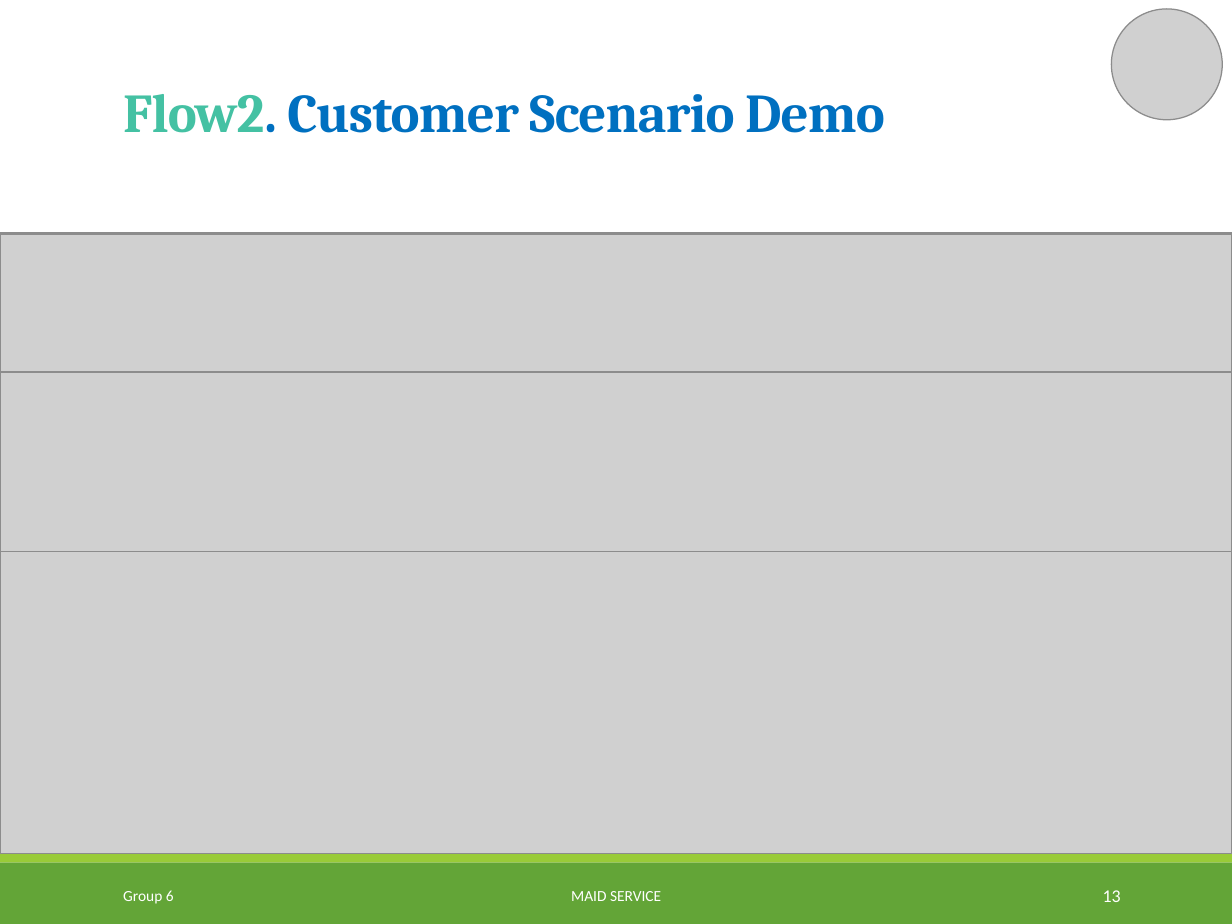
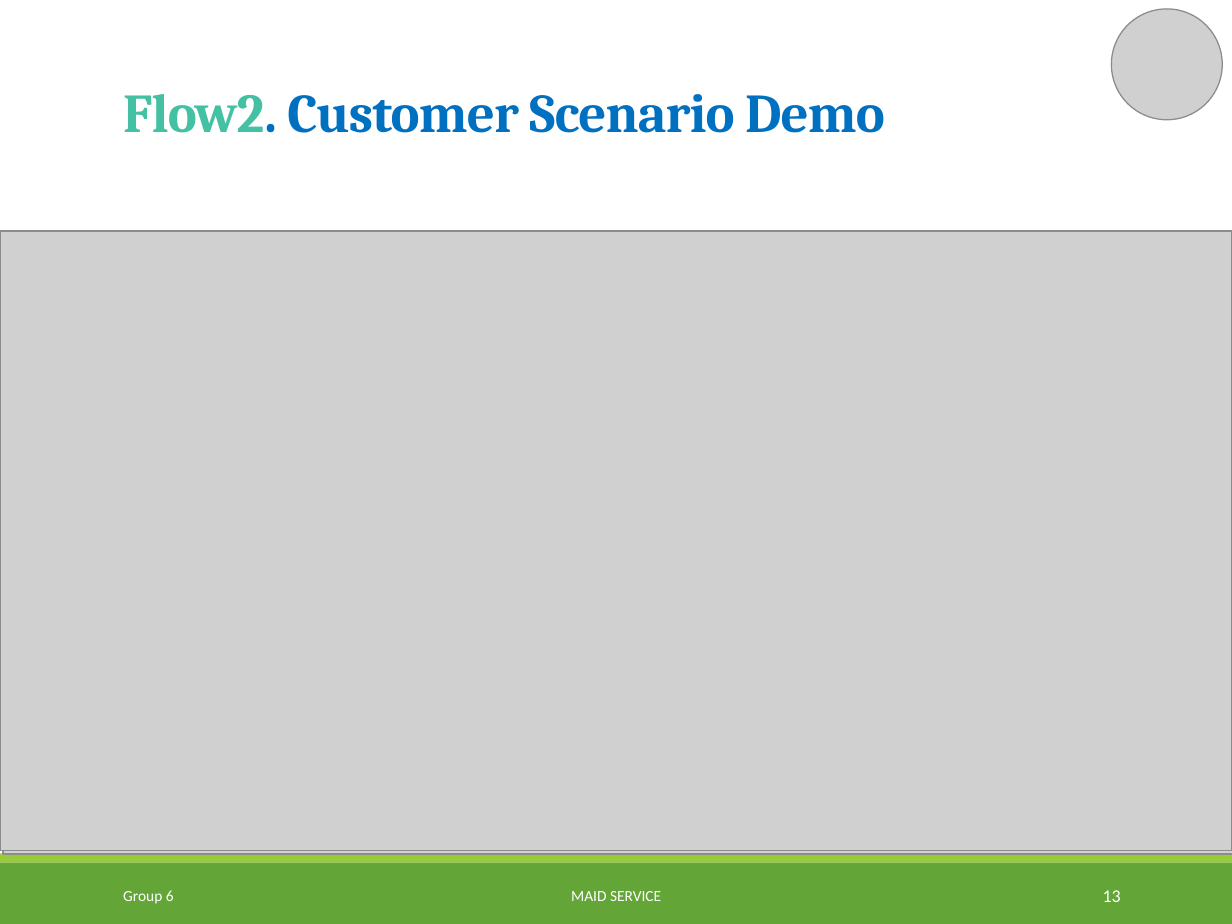
Before and after one commit to TuanBT/ms-website, a slide deck: slide 13 of Presentation/MS_Slide.pptx. Drawn at 1232x924 pixels with LibreOffice and Linux fonts; fonts in the diff are those of the drawing; grey boxes stand for pictures. Boxes give left, top, right and bottom in pixels: in the first picture for what was removed or moved away, otherwise in the second. Text is boxed around its words. In the diff, an @@ line names an element or a change of style, - is before the commit and + after.

```diff
--- a/Presentation/MS_Slide.pptx
+++ b/Presentation/MS_Slide.pptx
@@ picture: place and size @@
-picture at [0,234,1232,854]
+picture at [0,230,1232,850]
@@ picture: place and size @@
-picture at [0,233,1232,854]
+picture at [4,233,1232,854]
@@ picture: place and size @@
-picture at [0,234,1232,851]
+picture at [4,233,1232,850]
@@ line removed from (121, 234) to (1127, 234) @@
@@ picture removed at [0,372,1232,552] @@
```
Also in this commit, not shown: 14 other slides changed.
